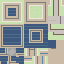
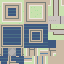
Two versions of the same layered image (64 × 64). Layer-by-layer changes:
painted on "Background" over box(0, 48, 56, 56)
